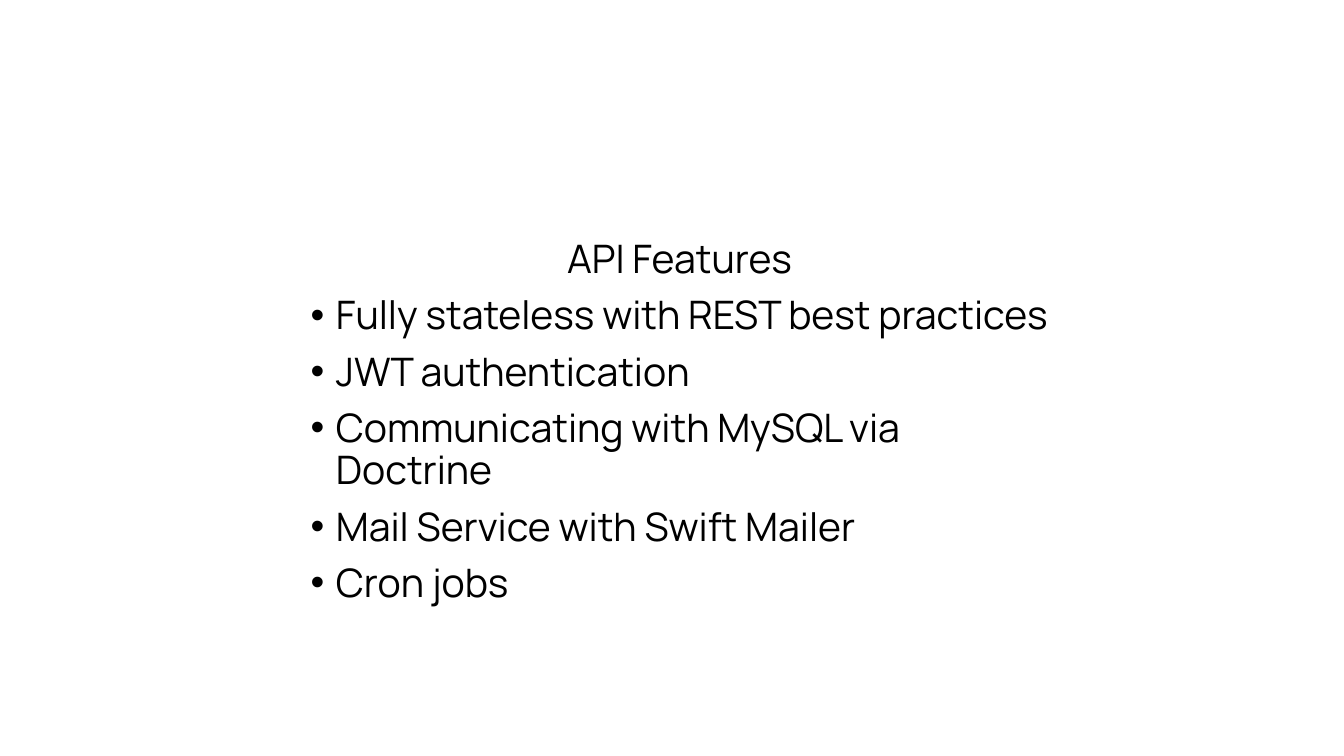
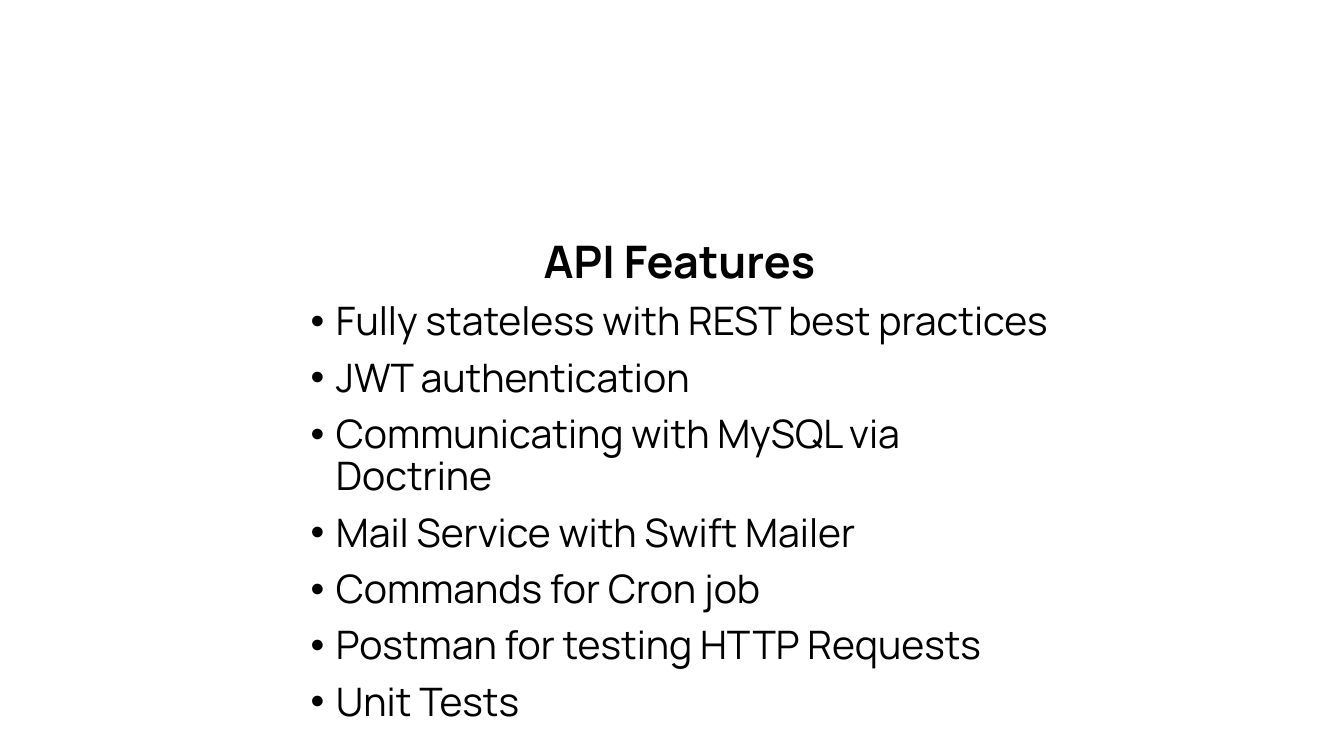
Before and after one commit to LukaPatarcic/social-media, a slide deck: slide 4 of Documentation/Presentation.pptx. Drawn at 1344x756 pixels with LibreOffice and Linux fonts; fonts in the diff are those of the drawing; background and template pictures are left out. Boxes give left, top, right and bottom in pixels: in the first picture for what was removed or moved away, otherwise in the second. Text is boxed around its words. In the diff, an @@ line names an element or a change of style, - is before the commit and + after.

```diff
--- a/Documentation/Presentation.pptx
+++ b/Documentation/Presentation.pptx
@@ text at bbox=[544, 245, 815, 279]: size 28 to 32 pt, bold on in "API Features" @@
@@ text at bbox=[336, 574, 981, 717]: text changed @@
-• Cron jobs
+• Commands for Cron job
+• Postman for testing HTTP Requests
+• Unit Tests
```
Also in this commit, not shown: 4 other slides changed, 2 slides added, 1 slide removed, 6 other files.
